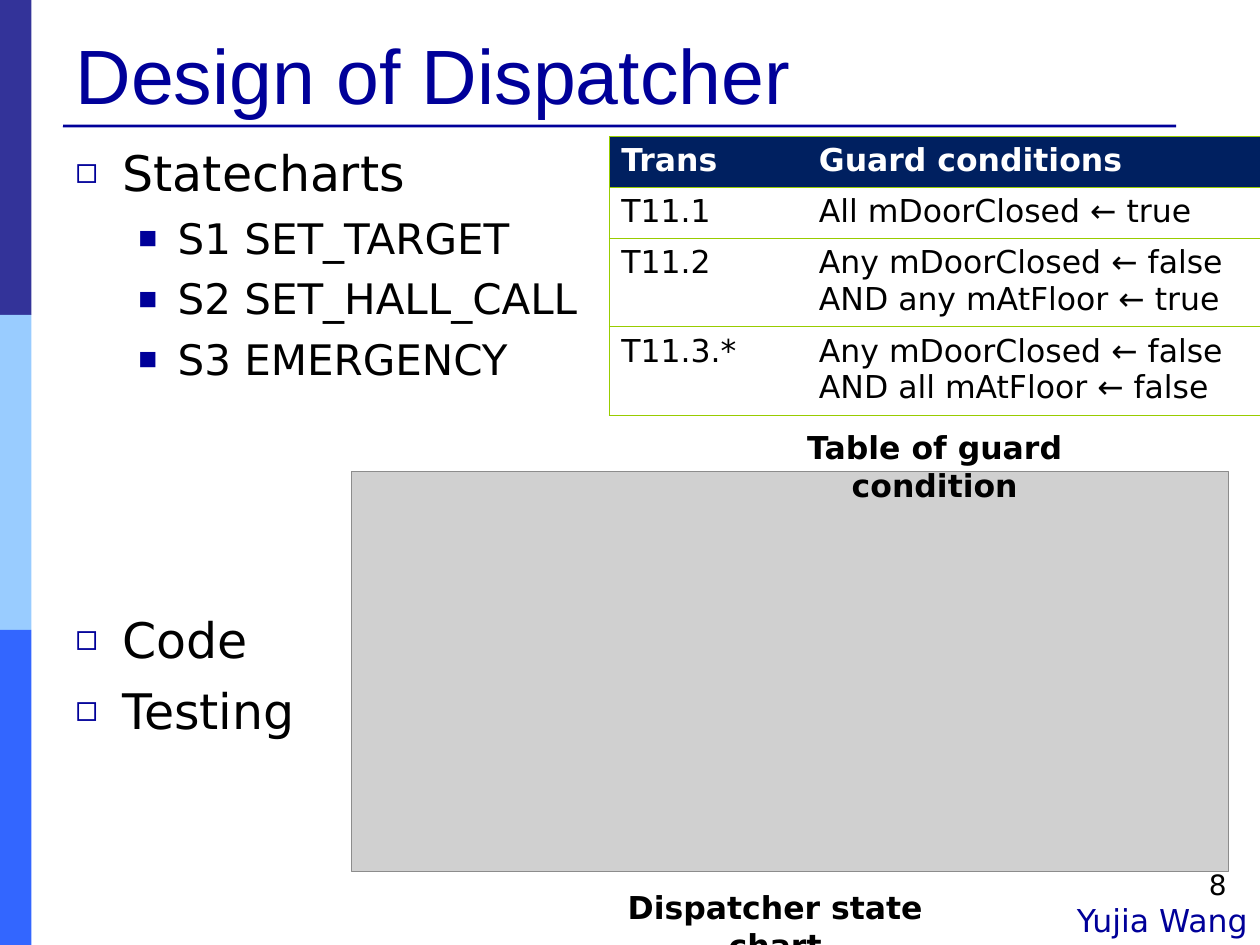
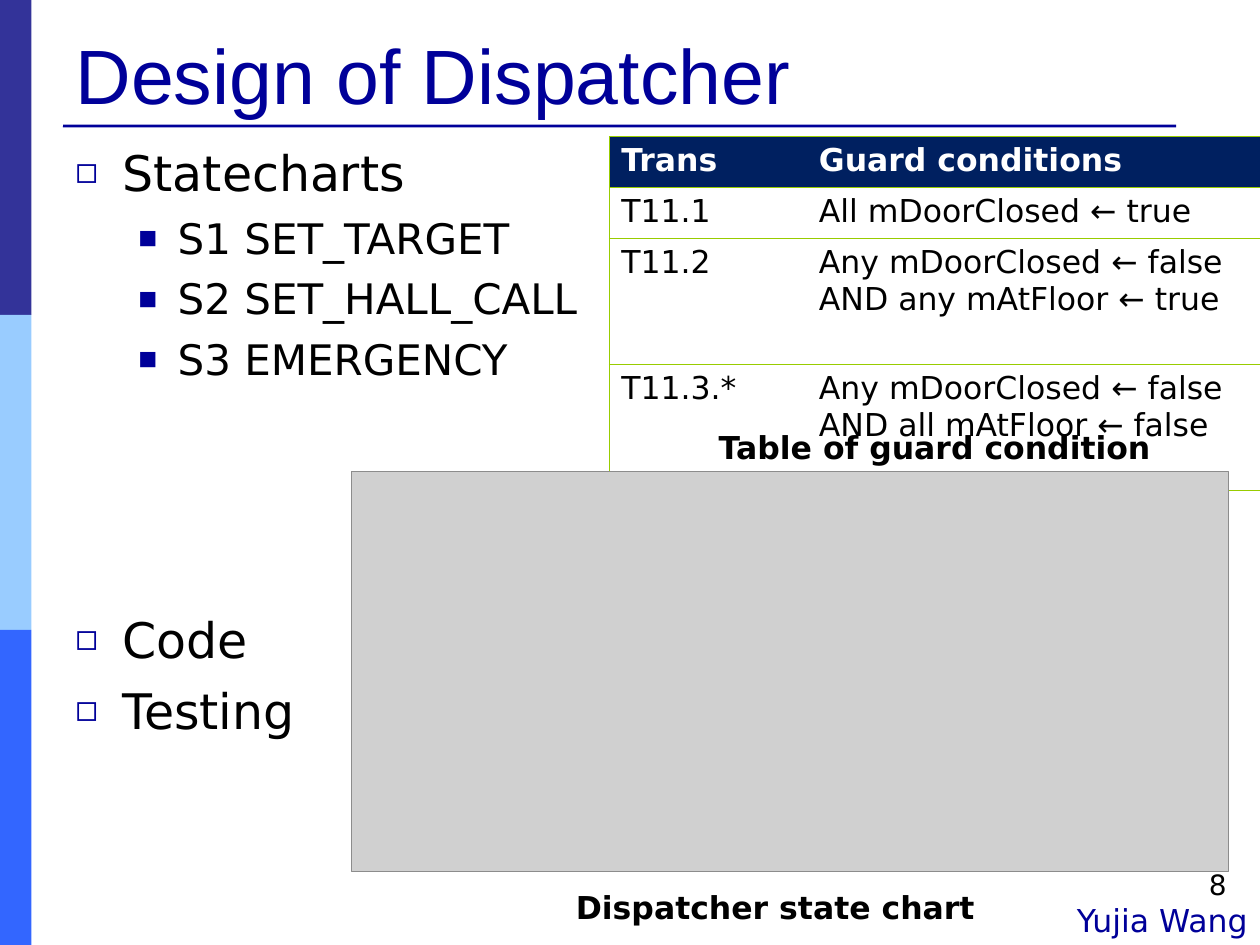
Before and after one commit to Muliang/18649, a slide deck: slide 8 of logs/09_mid_pres.ppt. Drawn at 1260x945 pixels with LibreOffice and Linux fonts; fonts in the diff are those of the drawing; grey boxes stand for pictures. Boxes give left, top, right and bottom in pixels: in the first picture for what was removed or moved away, otherwise in the second. Text is boxed around its words. In the diff, an @@ line names an element or a change of style, - is before the commit and + after.

```diff
--- a/logs/09_mid_pres.ppt
+++ b/logs/09_mid_pres.ppt
@@ table: place and size @@
-table at [609,136,1260,415]
+table at [609,136,1260,447]
@@ text "Table of guard condition" rewrapped from [807,435,1062,498] to [719,433,1151,466] @@
@@ text "Dispatcher state chart" rewrapped from [628,895,922,926] to [576,895,975,926] @@
```
Also in this commit, not shown: 8 other slides changed.
